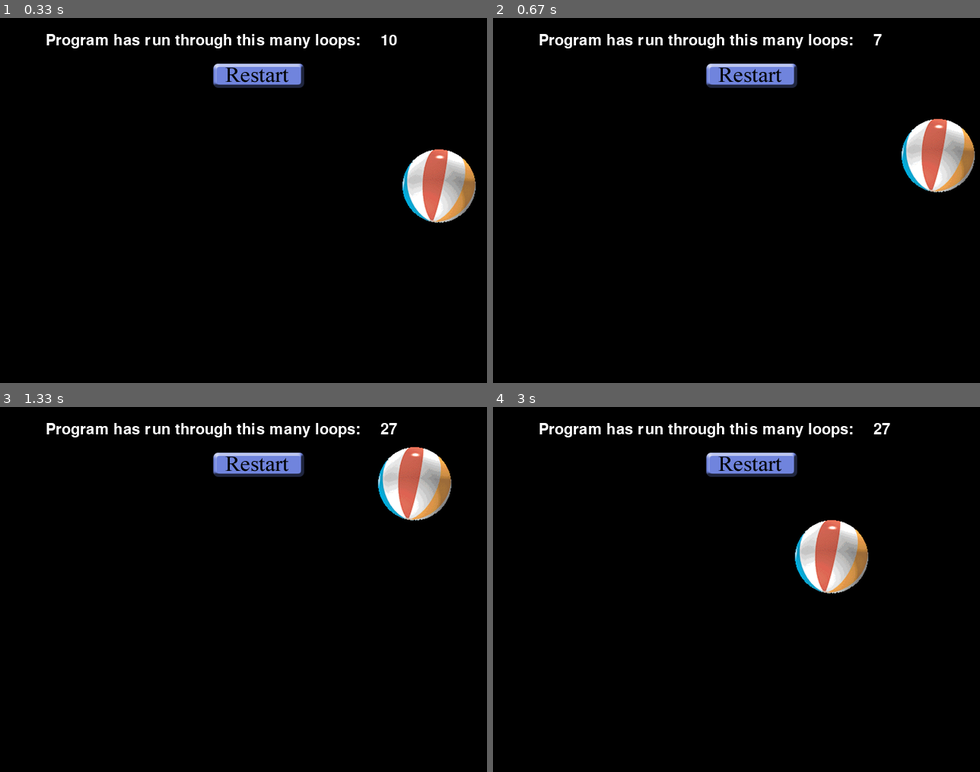
Above: before the commit, frames 1-4 (two rows, left to right).
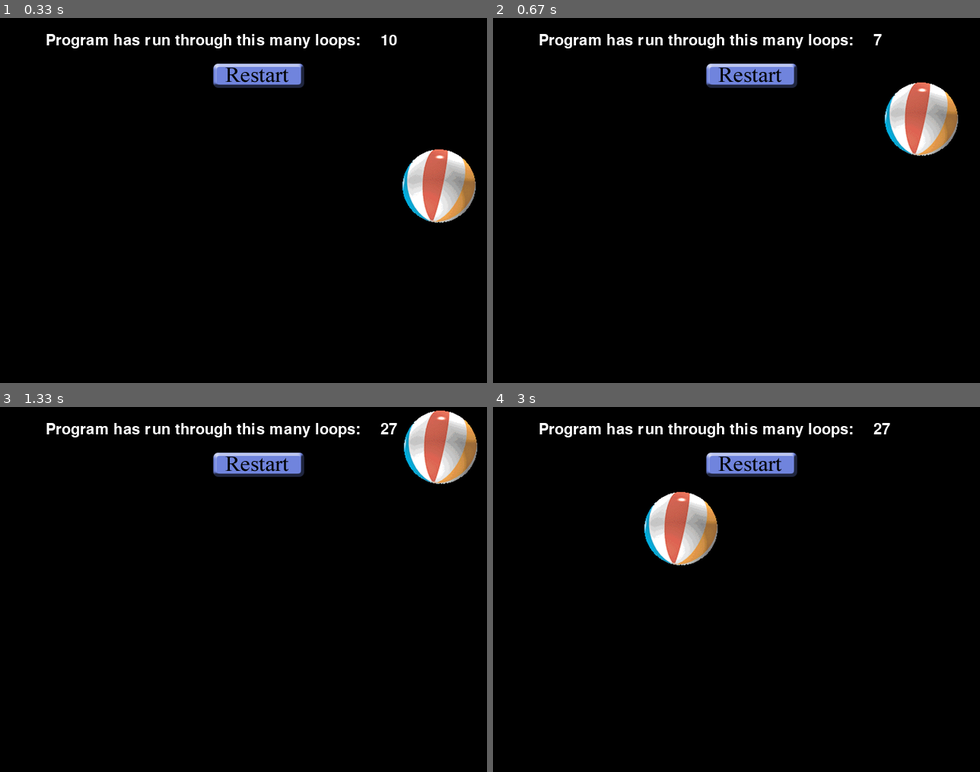
Above: after the commit, the same moments.

Repository: gaba42/oop-python
Game: pygame game, started from 6_Object_Oriented_Pygame/SimpleTextDisplay/Main_BallTextAndButton.py
Same seed, same stepped clock (60 frames per second), same inputs: the game is played once before the commit and once after it.
Inputs (mouse positions are in pixels of both pictures, inside the frame that each line leads up to):
- Up to frame 1 (0.33 s): no input
- Up to frame 2 (0.67 s): click (751, 76) at 0.38 s
- Up to frame 3 (1.33 s): press the mouse at (258, 465) at 0.7 s; move the mouse to (170, 483) at 0.8 s; release the mouse at (77, 501) at 0.93 s
- Up to frame 4 (3 s): click (751, 465) at 2.05 s

Frame 1 is identical in both runs. In frame 2, 4.0% of the frame differs, in the area x 80-100%, y 17-48%; in frame 3, 4.1%; in frame 4, 4.8%, in the area x 30-78%, y 23-52%.

Commit message:
restart 버튼 클릭시 공의 위치도 변경

Diff:
--- a/6_Object_Oriented_Pygame/SimpleTextDisplay/Main_BallTextAndButton.py
+++ b/6_Object_Oriented_Pygame/SimpleTextDisplay/Main_BallTextAndButton.py
@@ -43,6 +43,8 @@
 
         if oRestartButton.handleEvent(event):
             frameCounter = 0  # clicked button, reset counter
+            oBall.x = random.randrange(0, oBall.maxWidth)
+            oBall.y = random.randrange(0, oBall.maxHeight)
 
     # 8 - Do any "per frame" actions
     oBall.update()  # tell the ball to update itself
